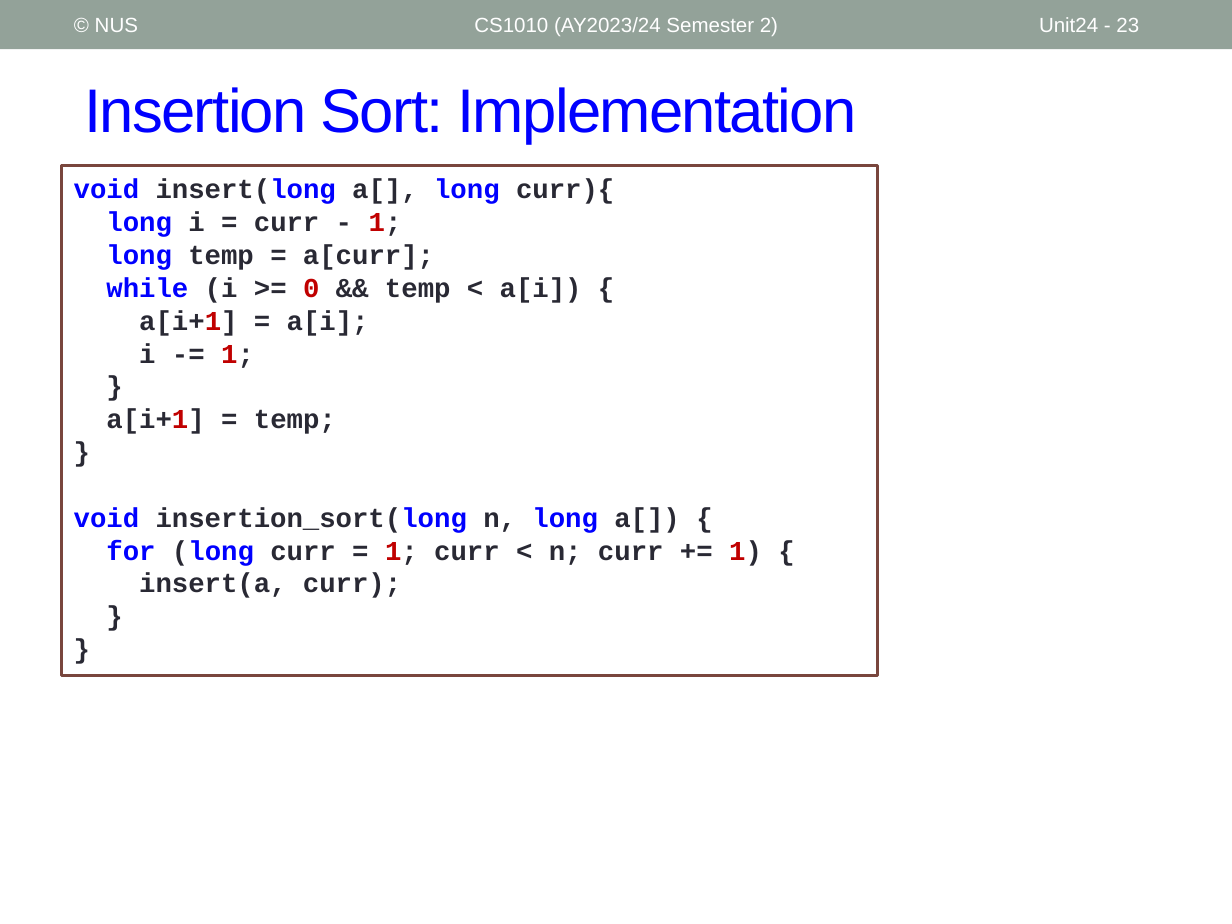
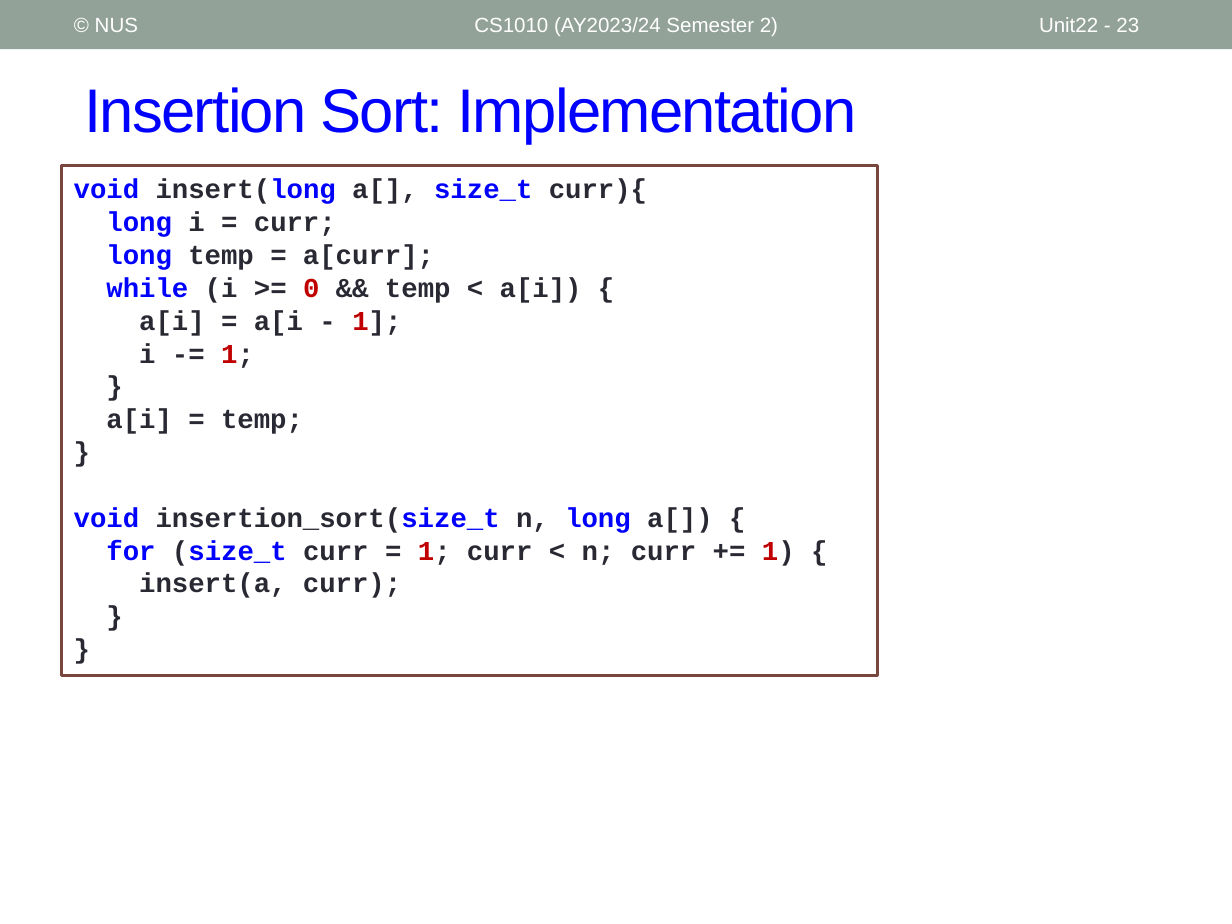
Before and after one commit to nus-cs1010-2425-s2/website, a slide deck: slide 23 of slides/Unit22_Sorting.pptx. Drawn at 1232x924 pixels with LibreOffice and Linux fonts; fonts in the diff are those of the drawing. Boxes give left, top, right and bottom in pixels: in the first picture for what was removed or moved away, otherwise in the second. Text is boxed around its words. In the diff, an @@ line names an element or a change of style, - is before the commit and + after.

```diff
--- a/slides/Unit22_Sorting.pptx
+++ b/slides/Unit22_Sorting.pptx
@@ page number at (1039, 17, 1139, 32): text changed @@
-Unit24 - 23
+Unit22 - 23
@@ text in rectangle at (74, 179, 647, 237): text changed @@
-void insert(long a[], long curr){
-long i = curr - 1;
+void insert(long a[], size_t curr){
+long i = curr;
@@ text in rectangle at (139, 311, 401, 336): text changed @@
-a[i+1] = a[i];
+a[i] = a[i - 1];
@@ text in rectangle at (106, 409, 303, 434): text changed @@
-a[i+1] = temp;
+a[i] = temp;
@@ text in rectangle at (74, 508, 795, 566): text changed @@
-void insertion_sort(long n, long a[]) {
-for (long curr = 1; curr < n; curr += 1) {
+void insertion_sort(size_t n, long a[]) {
+for (size_t curr = 1; curr < n; curr += 1) {
```
Also in this commit, not shown: 6 other slides changed, 1 slide added, 4 other files.
